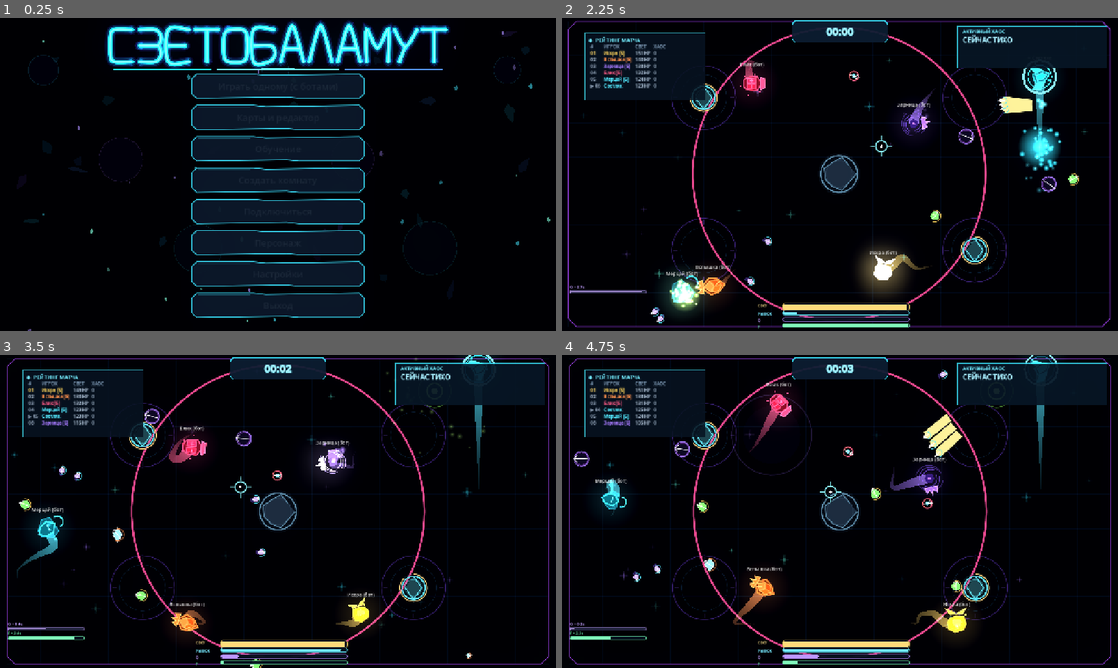
Above: before the commit, frames 1-4 (two rows, left to right).
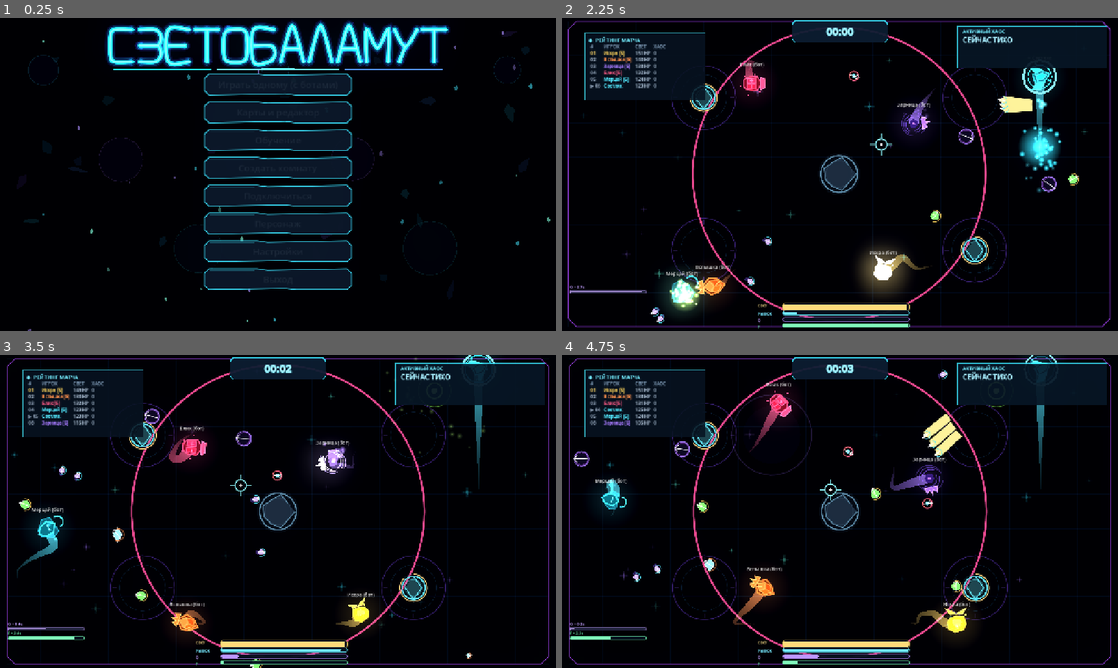
Above: after the commit, the same moments.

Repository: DvoreZZKy/svetobalamut
Game: Godot game, scene res://scenes/menu.tscn
Two runs of this game, one before a commit and one after it. Both use one fixed random seed, a clock stepped at 60 frames per second and the inputs below.
Inputs (mouse positions are in pixels of both pictures, inside the frame that each line leads up to):
- Up to frame 1 (0.25 s): no input
- Up to frame 2 (2.25 s): click "Играть одному (с ботами)" at 0.5 s; click "НАЧАТЬ МАТЧ" at 1.25 s; tap Enter (restart) at 2 s; move the mouse to (867, 174) at 2.02 s; hold W (up) from 2.03 s (still down); hold Space (dash) from 2.03 s (still down); tap Q (ability) at 2.1 s; click (867, 174) at 2.17 s
- Up to frame 3 (3.5 s): keep holding W (up); move the mouse to (250, 511) at 2.77 s; release Space (dash) at 2.78 s; tap Space (dash) at 2.85 s; tap F (extra_ability) at 3.05 s
- Up to frame 4 (4.75 s): keep holding W (up); move the mouse to (851, 505) at 3.52 s; hold E (possess) 3.53-4.28 s; tap F (extra_ability) at 3.6 s; move the mouse to (834, 517) at 4.27 s; tap E (possess) at 4.35 s; click (834, 517) at 4.42 s; tap Q (ability) at 4.55 s

The runs differ from the first frame. In frame 1, 14% of the frame differs, in the area x 34-66%, y 17-96%; in frame 2, 0.1%; in frame 3, less than 0.1%; in frame 4, 0.3%.

Commit message:
Fix menu button sizing and prevent horizontal stretching

Diff:
--- a/scripts/menu.gd
+++ b/scripts/menu.gd
@@ -109,10 +109,11 @@
 		_refresh_profile())
 	_btn("Сохранить и назад", profile, func(): G.save_settings(); _show("main"))
 	for profile_btn in [profile_color_btn, profile_kind_btn, profile_outfit_btn, profile_hat_btn]:
-		profile_btn.custom_minimum_size = Vector2(450, 38)
+		profile_btn.custom_minimum_size = Vector2(320, 42)
+		profile_btn.size_flags_horizontal = Control.SIZE_SHRINK_CENTER
 		profile_btn.add_theme_font_size_override("font_size", 18)
 	var save_profile_btn := profile.get_child(profile.get_child_count() - 1) as Button
-	save_profile_btn.custom_minimum_size = Vector2(450, 38)
+	save_profile_btn.custom_minimum_size = Vector2(260, 42)
 	save_profile_btn.size_flags_horizontal = Control.SIZE_SHRINK_CENTER
 	save_profile_btn.add_theme_font_size_override("font_size", 18)
 	_refresh_profile()
@@ -208,8 +209,8 @@
 	match_sens.toggled.connect(func(b: bool): G.match_mouse_sensitivity = b; G.save_settings())
 	mouse_tab.add_child(match_sens)
 	var controls_button := _btn("КЛАВИШИ И УПРАВЛЕНИЕ", mouse_tab, func(): _show("controls"))
-	controls_button.custom_minimum_size = Vector2(0, 54)
-	controls_button.size_flags_horizontal = Control.SIZE_EXPAND_FILL
+	controls_button.custom_minimum_size = Vector2(320, 48)
+	controls_button.size_flags_horizontal = Control.SIZE_SHRINK_CENTER
 	controls_button.add_theme_font_size_override("font_size", 16)
 
 	var graphics_scroll := ScrollContainer.new()
@@ -314,7 +315,8 @@
 	_title(controls, "НАСТРОЙКА УПРАВЛЕНИЯ")
 	for action in ["up", "down", "left", "right", "dash", "ability", "extra_ability", "possess"]:
 		var bind_btn := _btn("", controls, func(): _begin_rebind(action))
-		bind_btn.custom_minimum_size = Vector2(450, 48)
+		bind_btn.custom_minimum_size = Vector2(360, 46)
+		bind_btn.size_flags_horizontal = Control.SIZE_SHRINK_CENTER
 		bind_btn.add_theme_font_size_override("font_size", 17)
 		control_buttons[action] = bind_btn
 		_update_bind_button(action)
@@ -756,7 +758,8 @@
 func _btn(text: String, parent: Node, cb: Callable) -> Button:
 	var b: Button = FacetButton.new()
 	b.text = text
-	b.custom_minimum_size = Vector2(380, 58)
+	b.custom_minimum_size = Vector2(340, 50)
+	b.size_flags_horizontal = Control.SIZE_SHRINK_CENTER
 	b.add_theme_font_size_override("font_size", 21)
 	b.pressed.connect(cb)
 	parent.add_child(b)
